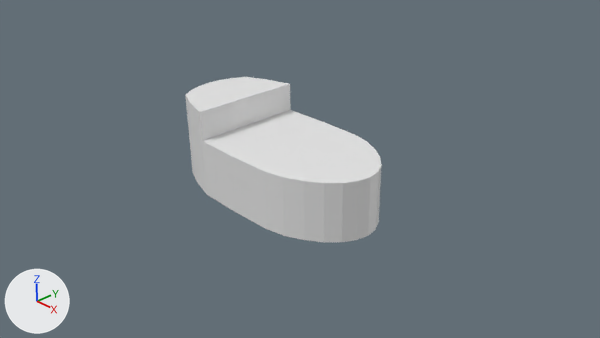
The Blender file Models/Robot/robot_torso_2.blend, before and after one commit.
Before and after are seen from the file's camera 'Camera'. Every picture has the same lights, and +X, +Y and +Z are marked at lower left.

Before the edit, the objects in view are built like this:
```python
me_cylinder = bpy.data.meshes.new('Cylinder')
me_cylinder.from_pydata(...)  # 74 vertices, 51 faces; spans x -1.86..2.0, y -1.0..1.0, z 0.0..1.5
ob_cylinder = bpy.data.objects.new('Cylinder', me_cylinder)
ob_cylinder.location = (0.0, 0.0, 0.0)
```
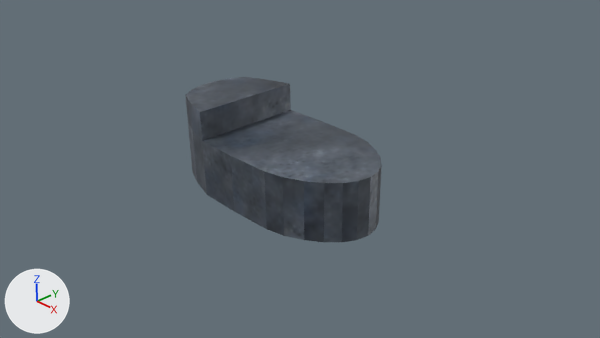
Location of each change, (x1, y1, x2, y2) in pixels of the pictures (600 x 338 px):
'Cylinder', recoloured: (185, 77, 382, 242) in both

The change in detail:
Picture 'metal_spec.png' (img_metal_spec_png) is new.
Material 'metal_spec.png' (mat_metal_spec_png) is new.
Its texture is img_metal_spec_png.
me_cylinder has 74 vertices, 51 faces and spans x -1.86..2.0, y -1.0..1.0, z 0.0..1.5.
me_cylinder now uses material mat_metal_spec_png (picture img_metal_spec_png).
